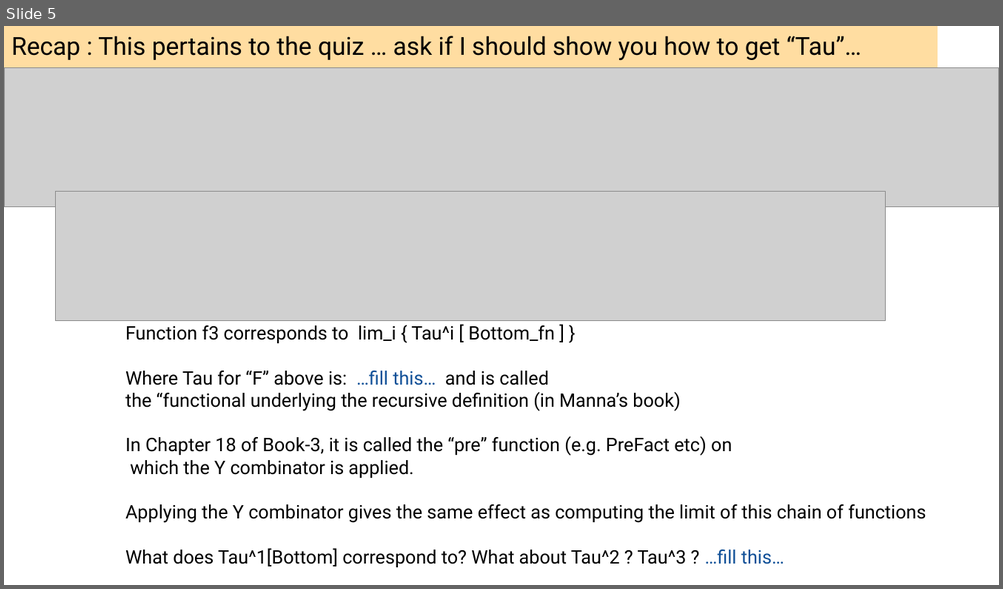
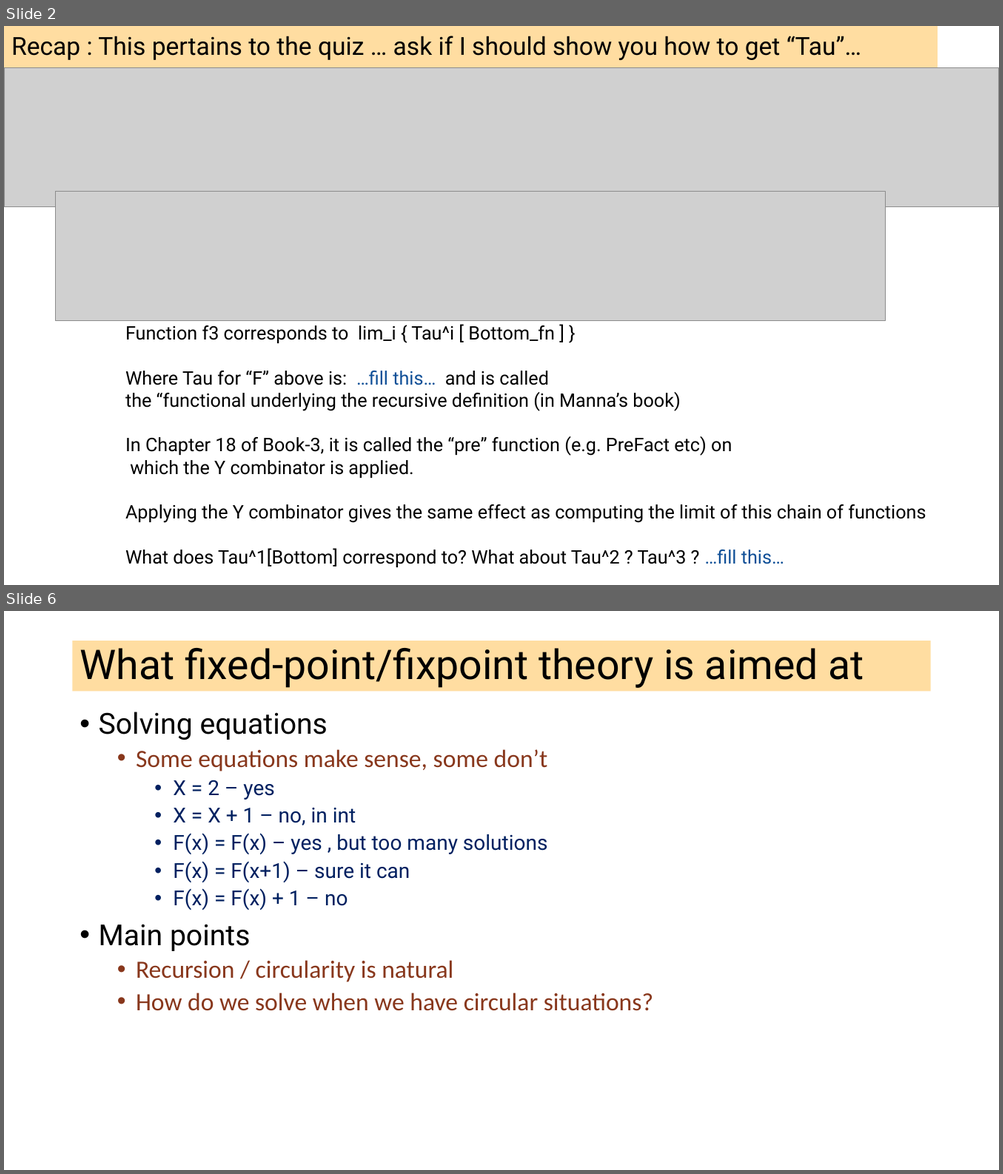
Before and after one commit to ganeshutah/cs6110s22, a slide deck: Lec21/Lec21.pptx. Shown one above the other, each under a label of ours: slide 5 before the commit, slides 2 and 6 after it; the slides between them are not shown. The pictures are 1003x589 and 1003x1174 pixels, drawn with LibreOffice and Linux fonts; fonts in the diff are those of the drawing; grey boxes stand for pictures. Boxes give left, top, right and bottom in pixels: in the first picture for what was removed or moved away, otherwise in the second. Text is boxed around its words. In the diff, an @@ line names an element or a change of style, - is before the commit and + after.

```diff
--- a/Lec21/Lec21.pptx
+++ b/Lec21/Lec21.pptx
@@ slide 6 added at box(4, 611, 999, 1170), background #FFFFFF @@
@@ title added at box(73, 641, 930, 692), fill #FFBD47 at 51% opacity, 39.6 pt, text #000000 @@
+What fixed-point/fixpoint theory is aimed at
@@ text added at box(99, 712, 653, 1011), 24 pt, text #88371D @@
+• Solving equations
+  • Some equations make sense, some don’t
+    • X = 2 – yes
+    • X = X + 1 – no, in int
+    • F(x) = F(x) – yes , but too many solutions
+    • F(x) = F(x+1) – sure it can
+    • F(x) = F(x) + 1 – no
+• Main points
+  • Recursion / circularity is natural
+  • How do we solve when we have circular situations?
@@ what was slide 5 is now slide 2 @@
```
Also in this commit, not shown: 1 slide changed, 16 other slides added, 2 slides removed, 1 other file.
